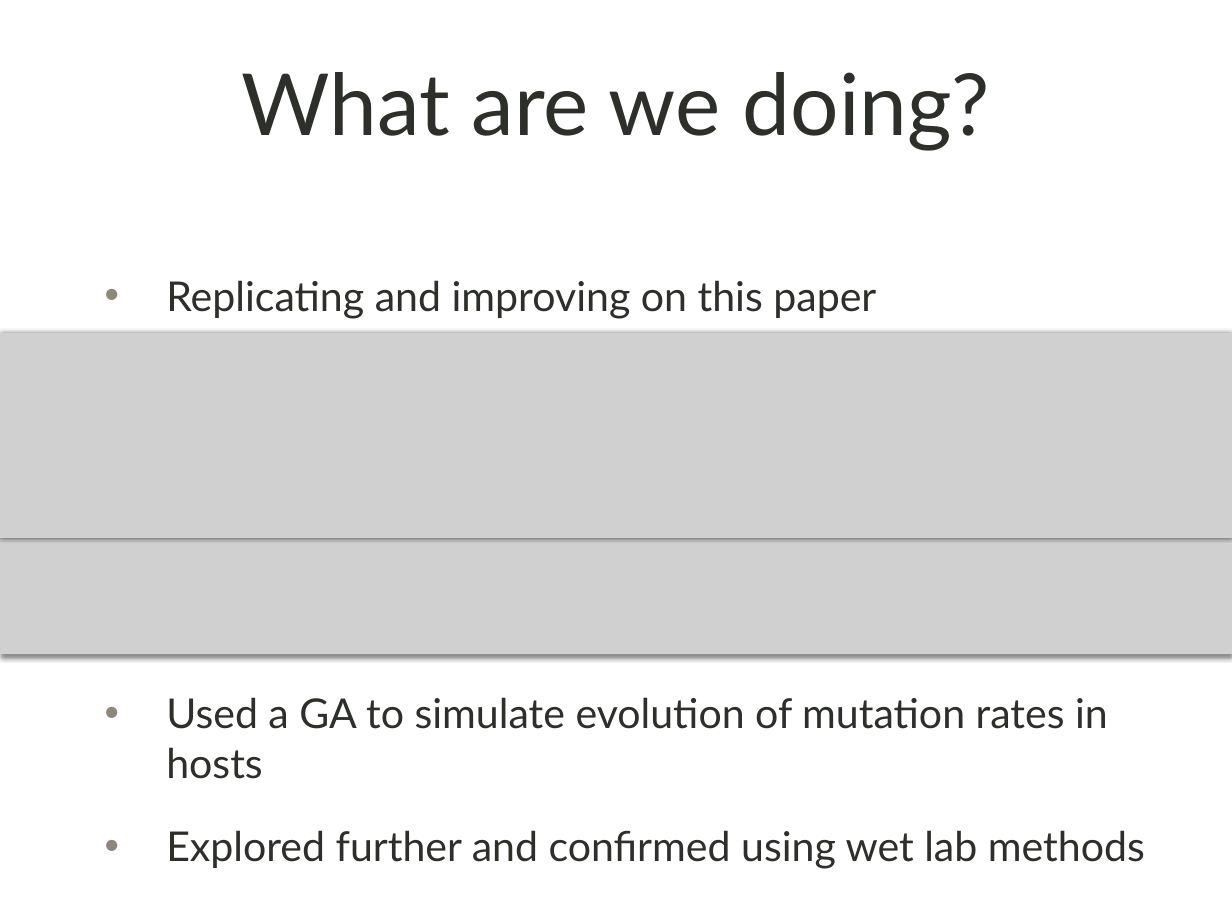
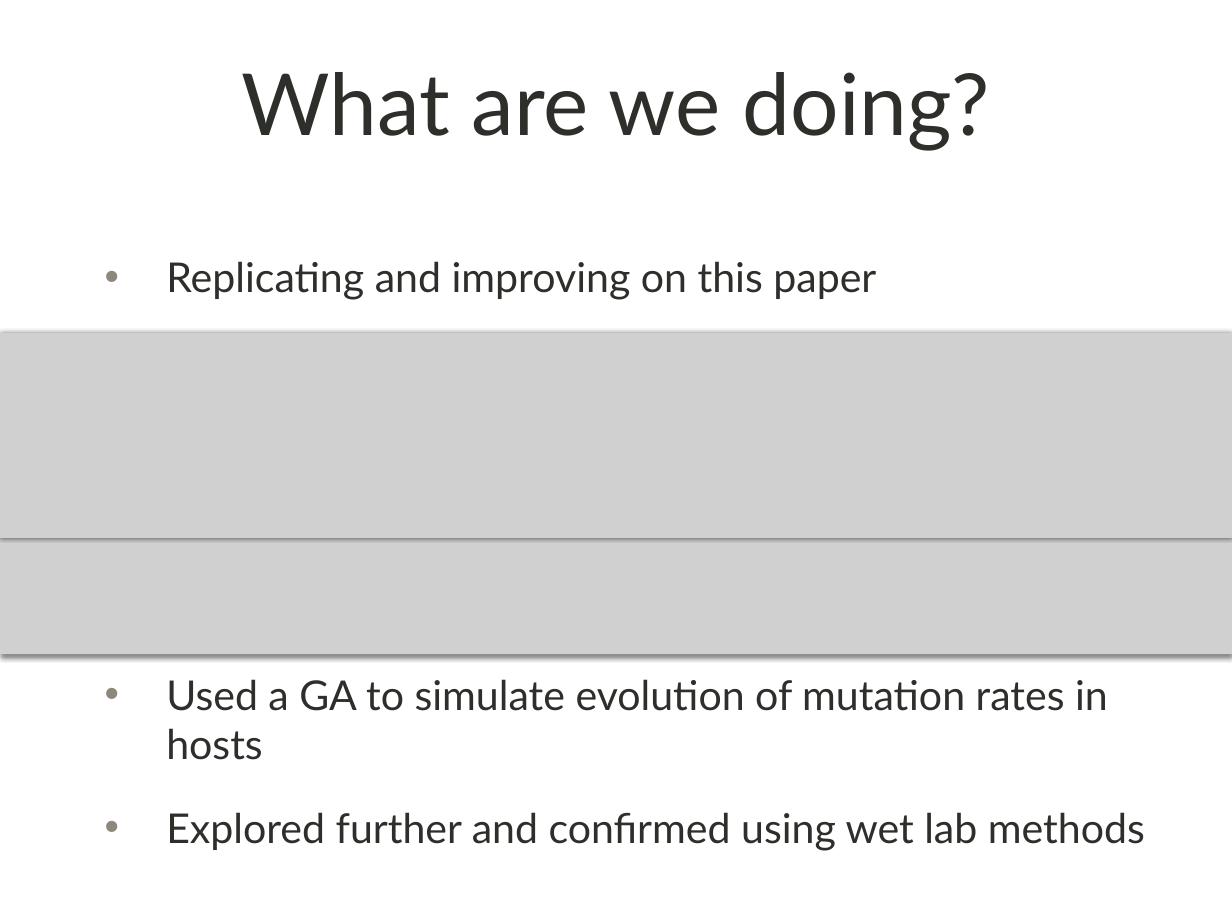
Before and after one commit to shankl/EvoComp_FinalProject, a slide deck: slide 7 of presentation.pptx. Drawn at 1232x924 pixels with LibreOffice and Linux fonts; fonts in the diff are those of the drawing; grey boxes stand for pictures; background and template pictures are left out. Boxes give left, top, right and bottom in pixels: in the first picture for what was removed or moved away, otherwise in the second. Text is boxed around its words. In the diff, an @@ line names an element or a change of style, - is before the commit and + after.

```diff
--- a/presentation.pptx
+++ b/presentation.pptx
@@ text "Replicating and improving on this ...": place and size @@
-text "Replicating and improving on this ..." at [166,280,1145,869]
+text "Replicating and improving on this ..." at [166,261,1145,850]
```
Also in this commit, not shown: 5 other slides changed, 4 slides added, 2 other files.
